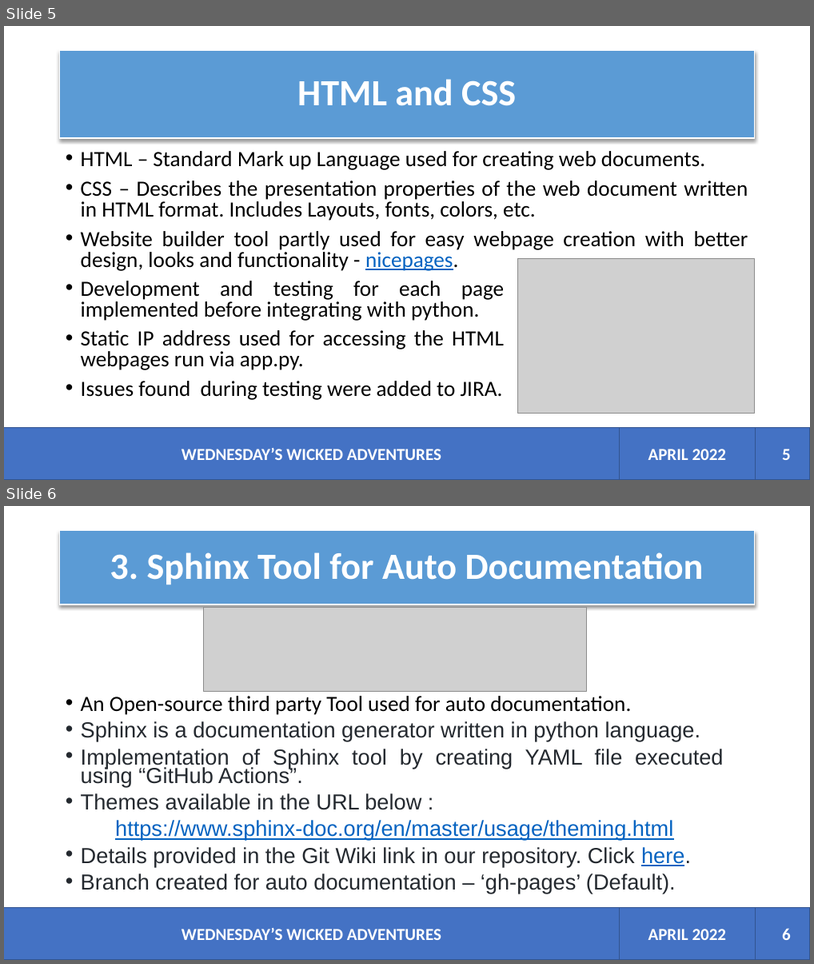
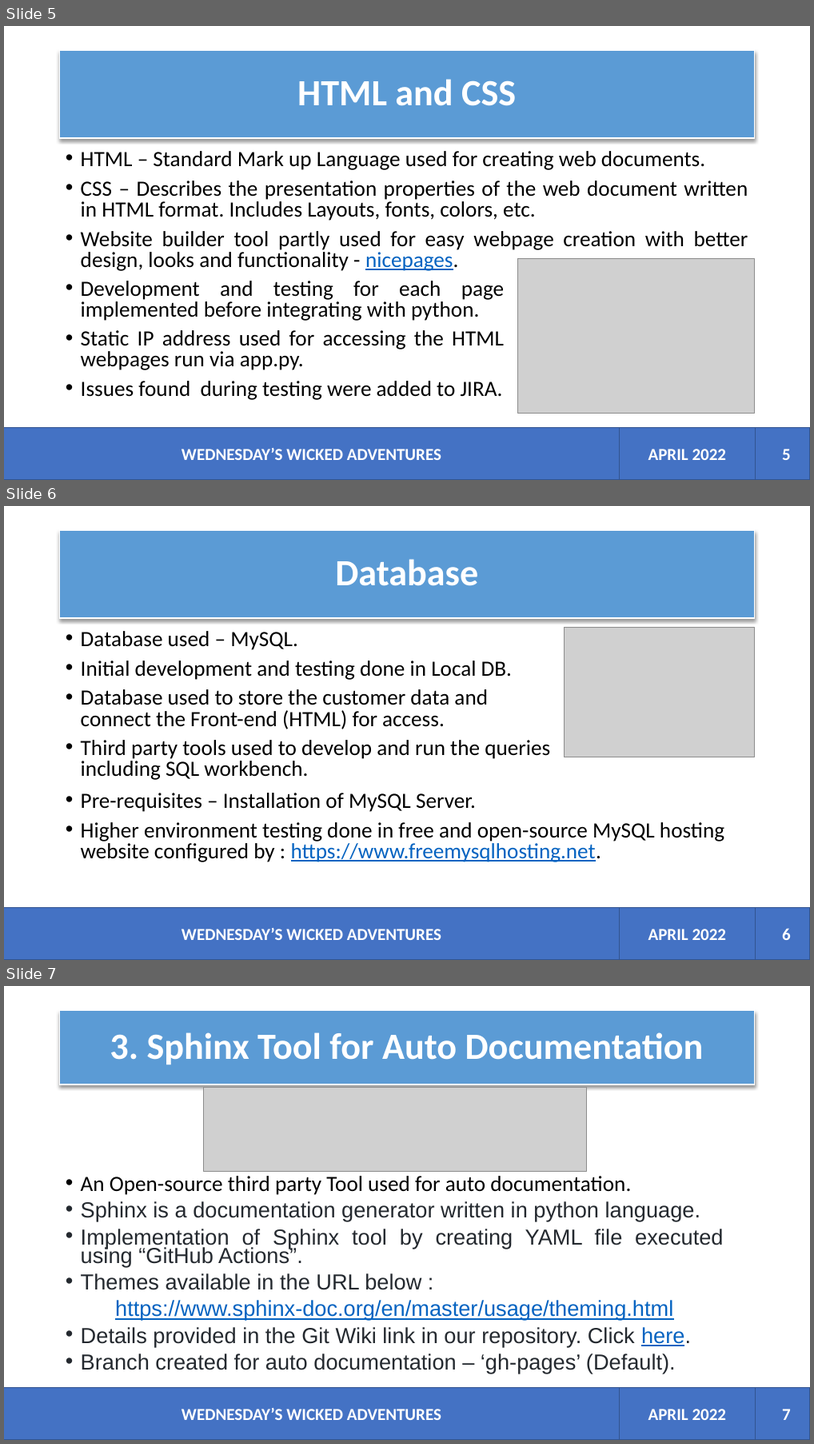
Before and after one commit to devopslecturer/awmsc2022, a slide deck: Wicked Adventures.pptx. Shown one above the other, each under a label of ours: slides 5 and 6 before the commit, slides 5, 6 and 7 after it. The pictures are 814x964 and 814x1444 pixels, drawn with LibreOffice and Linux fonts; fonts in the diff are those of the drawing; grey boxes stand for pictures. Boxes give left, top, right and bottom in pixels: in the first picture for what was removed or moved away, otherwise in the second. Text is boxed around its words. In the diff, an @@ line names an element or a change of style, - is before the commit and + after.

Commit message:
Updated the presentation file with the Database page

```diff
--- a/Wicked Adventures.pptx
+++ b/Wicked Adventures.pptx
@@ slide 6 added at [4,506,810,960], background #FFFFFF @@
@@ title added at [60,530,755,618], fill #5B9BD5, outline #FFFFFF 1.5 pt, 44 pt, text #FFFFFF, bold @@
+Database
@@ text added at [81,631,550,780], 25.9 pt, text #000000 @@
+• Database used – MySQL.
+• Initial development and testing done in Local DB.
+• Database used to store the customer data and connect the Front-end (HTML) for access.
+• Third party tools used to develop and run the queries including SQL workbench.
@@ picture added at [565,627,755,757] @@
@@ text added at [81,792,725,862], 25.9 pt, text #000000 @@
+• Pre-requisites – Installation of MySQL Server.
+• Higher environment testing done in free and open-source MySQL hosting website configured by : https://www.freemysqlhosting.net.
@@ rectangle added at [4,908,620,960], fill #4472C4, outline #325491 1 pt, 20 pt, text #FFFFFF, bold @@
+WEDNESDAY’S WICKED ADVENTURES
@@ rectangle added at [620,908,756,960], fill #4472C4, outline #325491 1 pt, 20 pt, text #FFFFFF, bold @@
+APRIL 2022
@@ rectangle added at [756,908,810,960], fill #4472C4, outline #325491 1 pt @@
@@ page number added at [782,928,791,940], 20 pt, text #FFFFFF, bold @@
+6
@@ what was slide 6 is now slide 7 @@
@@ page number at [782,1408,791,1420]: text changed @@
-6
+7
```
Also in this commit, not shown: 1 other slide added.
